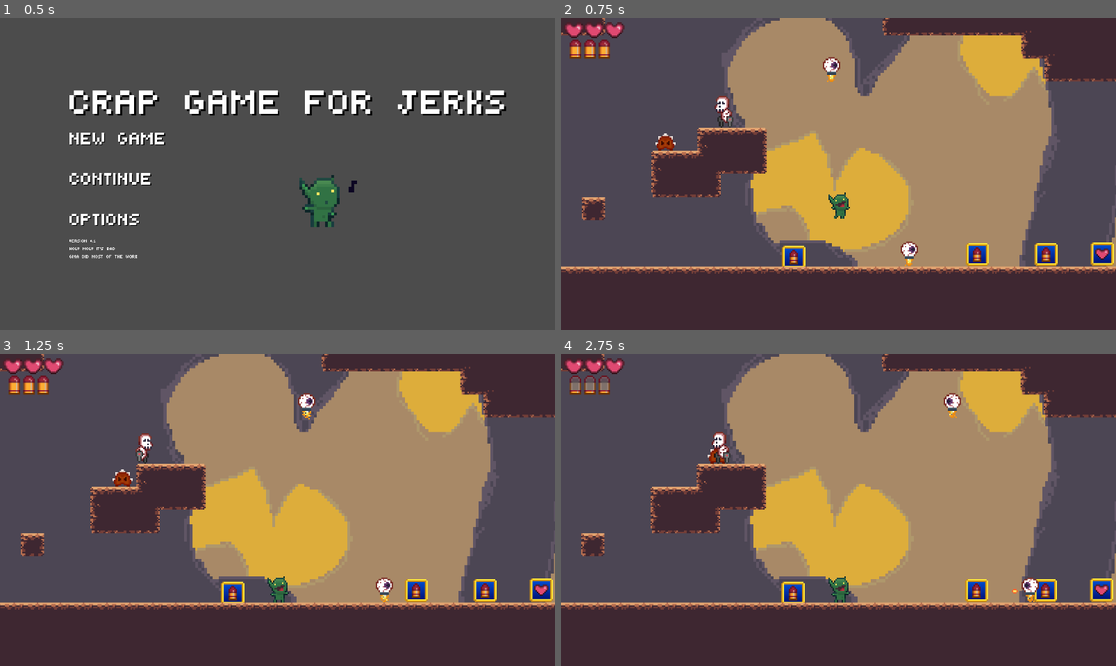
Above: before the commit, frames 1-4 (two rows, left to right).
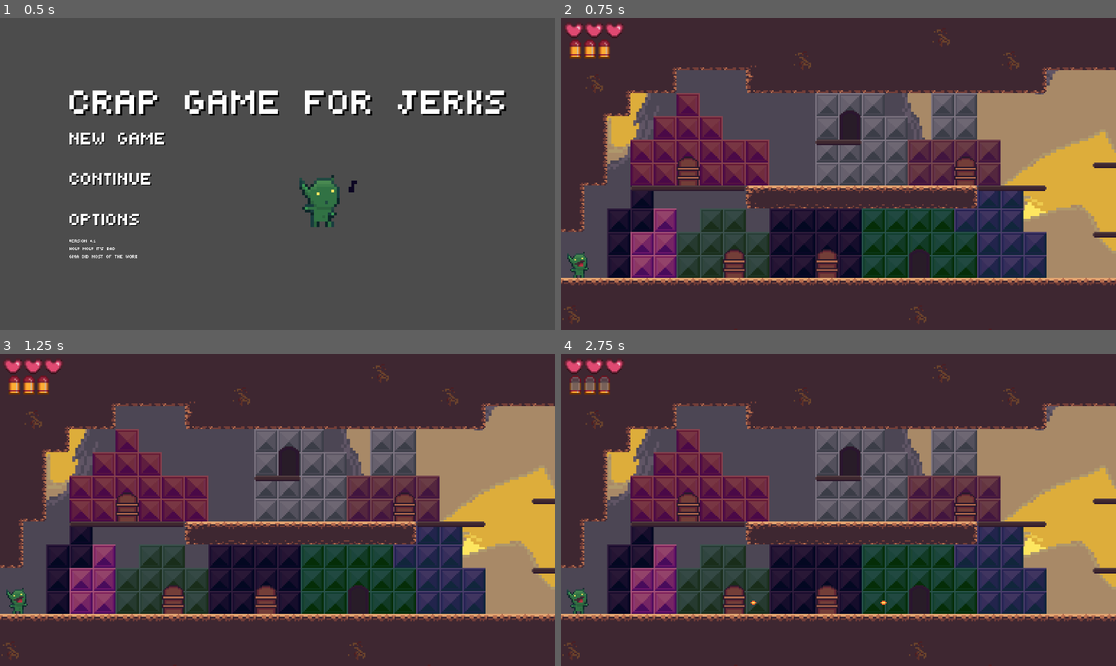
Above: after the commit, the same moments.

Repository: htimsekim/gobbo
Game: Godot game, scene res://src/title/titleMenu.tscn
Same seed, same stepped clock (60 frames per second), same inputs: the game is played once before the commit and once after it.
Inputs (mouse positions are in pixels of both pictures, inside the frame that each line leads up to):
- Up to frame 1 (0.5 s): no input
- Up to frame 2 (0.75 s): click "new game" at 0.5 s
- Up to frame 3 (1.25 s): no input
- Up to frame 4 (2.75 s): move the mouse to (960, 494) at 1.27 s; hold Right (move_right) 1.28-2 s; hold S (crouch) 1.28-2 s; click (960, 494) at 1.42 s; tap Space (jump) at 1.52 s; drag from (727, 525) to (838, 588) at 2.02 s

Frame 1 is identical in both runs. In frame 2, 71% of the frame differs, in the area x 0-100%, y 0-98%; in frame 3, 70%; in frame 4, 71%.
Error in both runs: Invalid get index '0' (on base: 'Array'). (res://src/title/newGameButton.gd:11)

Commit message:
zzz

Diff:
--- a/assets/art/tileset/tileset.tres
+++ b/assets/art/tileset/tileset.tres
@@ -723,11 +723,6 @@
 2/autotile/z_index_map = [  ]
 2/occluder_offset = Vector2( 0, 0 )
 2/navigation_offset = Vector2( 0, 0 )
-2/shape_offset = Vector2( 0, 0 )
-2/shape_transform = Transform2D( 1, 0, 0, 1, 0, 0 )
-2/shape = SubResource( 66 )
-2/shape_one_way = false
-2/shape_one_way_margin = 1.0
 2/shapes = [ {
 "autotile_coord": Vector2( 0, 0 ),
 "one_way": false,
@@ -1027,11 +1022,6 @@
 4/autotile/z_index_map = [  ]
 4/occluder_offset = Vector2( 0, 0 )
 4/navigation_offset = Vector2( 0, 0 )
-4/shape_offset = Vector2( 0, 0 )
-4/shape_transform = Transform2D( 1, 0, 0, 1, 0, 0 )
-4/shape = SubResource( 176 )
-4/shape_one_way = true
-4/shape_one_way_margin = 1.0
 4/shapes = [ {
 "autotile_coord": Vector2( 0, 0 ),
 "one_way": true,
@@ -1048,11 +1038,6 @@
 5/tile_mode = 0
 5/occluder_offset = Vector2( 0, 0 )
 5/navigation_offset = Vector2( 0, 0 )
-5/shape_offset = Vector2( 0, 0 )
-5/shape_transform = Transform2D( 1, 0, 0, 1, 0, 0 )
-5/shape = SubResource( 177 )
-5/shape_one_way = true
-5/shape_one_way_margin = 1.0
 5/shapes = [ {
 "autotile_coord": Vector2( 0, 0 ),
 "one_way": true,
@@ -1078,11 +1063,6 @@
 7/autotile/z_index_map = [  ]
 7/occluder_offset = Vector2( 0, 0 )
 7/navigation_offset = Vector2( 0, 0 )
-7/shape_offset = Vector2( 0, 0 )
-7/shape_transform = Transform2D( 1, 0, 0, 1, 0, 0 )
-7/shape = SubResource( 178 )
-7/shape_one_way = false
-7/shape_one_way_margin = 1.0
 7/shapes = [ {
 "autotile_coord": Vector2( 0, 0 ),
 "one_way": false,
@@ -1384,11 +1364,6 @@
 8/autotile/z_index_map = [  ]
 8/occluder_offset = Vector2( 0, 0 )
 8/navigation_offset = Vector2( 0, 0 )
-8/shape_offset = Vector2( 0, 0 )
-8/shape_transform = Transform2D( 1, 0, 0, 1, 0, 0 )
-8/shape = SubResource( 225 )
-8/shape_one_way = true
-8/shape_one_way_margin = 1.0
 8/shapes = [ {
 "autotile_coord": Vector2( 0, 0 ),
 "one_way": true,
@@ -1430,11 +1405,6 @@
 9/autotile/z_index_map = [  ]
 9/occluder_offset = Vector2( 0, 0 )
 9/navigation_offset = Vector2( 0, 0 )
-9/shape_offset = Vector2( 0, 0 )
-9/shape_transform = Transform2D( 1, 0, 0, 1, 0, 0 )
-9/shape = SubResource( 229 )
-9/shape_one_way = true
-9/shape_one_way_margin = 1.0
 9/shapes = [ {
 "autotile_coord": Vector2( 11, 1 ),
 "one_way": true,
@@ -1466,11 +1436,6 @@
 10/autotile/z_index_map = [  ]
 10/occluder_offset = Vector2( 0, 0 )
 10/navigation_offset = Vector2( 0, 0 )
-10/shape_offset = Vector2( 0, 0 )
-10/shape_transform = Transform2D( 1, 0, 0, 1, 0, 0 )
-10/shape = SubResource( 1 )
-10/shape_one_way = false
-10/shape_one_way_margin = 1.0
 10/shapes = [ {
 "autotile_coord": Vector2( 0, 0 ),
 "one_way": false,
@@ -1788,10 +1753,6 @@
 11/autotile/z_index_map = [  ]
 11/occluder_offset = Vector2( 0, 0 )
 11/navigation_offset = Vector2( 0, 0 )
-11/shape_offset = Vector2( 0, 0 )
-11/shape_transform = Transform2D( 1, 0, 0, 1, 0, 0 )
-11/shape_one_way = false
-11/shape_one_way_margin = 0.0
 11/shapes = [  ]
 11/z_index = 0
 12/name = "tree.png 12"
@@ -1811,10 +1772,6 @@
 12/autotile/z_index_map = [  ]
 12/occluder_offset = Vector2( 0, 0 )
 12/navigation_offset = Vector2( 0, 0 )
-12/shape_offset = Vector2( 0, 0 )
-12/shape_transform = Transform2D( 1, 0, 0, 1, 0, 0 )
-12/shape_one_way = false
-12/shape_one_way_margin = 0.0
 12/shapes = [  ]
 12/z_index = 0
 14/name = "collision.png 14"
@@ -1832,11 +1789,6 @@
 14/autotile/z_index_map = [  ]
 14/occluder_offset = Vector2( 0, 0 )
 14/navigation_offset = Vector2( 0, 0 )
-14/shape_offset = Vector2( 0, 0 )
-14/shape_transform = Transform2D( 1, 0, 0, 1, 0, 0 )
-14/shape = SubResource( 51 )
-14/shape_one_way = false
-14/shape_one_way_margin = 1.0
 14/shapes = [ {
 "autotile_coord": Vector2( 2, 0 ),
 "one_way": false,
@@ -1937,10 +1889,6 @@
 15/tile_mode = 0
 15/occluder_offset = Vector2( 0, 0 )
 15/navigation_offset = Vector2( 0, 0 )
-15/shape_offset = Vector2( 0, 0 )
-15/shape_transform = Transform2D( 1, 0, 0, 1, 0, 0 )
-15/shape_one_way = false
-15/shape_one_way_margin = 0.0
 15/shapes = [  ]
 15/z_index = 0
 16/name = "tree shell"
@@ -1960,10 +1908,6 @@
 16/autotile/z_index_map = [  ]
 16/occluder_offset = Vector2( 0, 0 )
 16/navigation_offset = Vector2( 0, 0 )
-16/shape_offset = Vector2( 0, 0 )
-16/shape_transform = Transform2D( 1, 0, 0, 1, 0, 0 )
-16/shape_one_way = false
-16/shape_one_way_margin = 0.0
 16/shapes = [  ]
 16/z_index = 0
 17/name = "tree bg"
@@ -1983,10 +1927,6 @@
 17/autotile/z_index_map = [  ]
 17/occluder_offset = Vector2( 0, 0 )
 17/navigation_offset = Vector2( 0, 0 )
-17/shape_offset = Vector2( 0, 0 )
-17/shape_transform = Transform2D( 1, 0, 0, 1, 0, 0 )
-17/shape_one_way = false
-17/shape_one_way_margin = 0.0
 17/shapes = [  ]
 17/z_index = 0
 18/name = "tree.png 18"
@@ -2004,10 +1944,6 @@
 18/autotile/z_index_map = [  ]
 18/occluder_offset = Vector2( 0, 0 )
 18/navigation_offset = Vector2( 0, 0 )
-18/shape_offset = Vector2( 0, 0 )
-18/shape_transform = Transform2D( 1, 0, 0, 1, 0, 0 )
-18/shape_one_way = false
-18/shape_one_way_margin = 0.0
 18/shapes = [  ]
 18/z_index = 0
 19/name = "limit.png 19"
@@ -2018,10 +1954,6 @@
 19/tile_mode = 0
 19/occluder_offset = Vector2( 0, 0 )
 19/navigation_offset = Vector2( 0, 0 )
-19/shape_offset = Vector2( 0, 0 )
-19/shape_transform = Transform2D( 1, 0, 0, 1, 0, 0 )
-19/shape_one_way = false
-19/shape_one_way_margin = 0.0
 19/shapes = [  ]
 19/z_index = 0
 21/name = "tree.png 21"
@@ -2032,10 +1964,6 @@
 21/tile_mode = 0
 21/occluder_offset = Vector2( 0, 0 )
 21/navigation_offset = Vector2( 0, 0 )
-21/shape_offset = Vector2( 0, 0 )
-21/shape_transform = Transform2D( 1, 0, 0, 1, 0, 0 )
-21/shape_one_way = false
-21/shape_one_way_margin = 0.0
 21/shapes = [  ]
 21/z_index = 0
 22/name = "tree.png 22"
@@ -2055,11 +1983,6 @@
 22/autotile/z_index_map = [  ]
 22/occluder_offset = Vector2( 0, 0 )
 22/navigation_offset = Vector2( 0, 0 )
-22/shape_offset = Vector2( 0, 0 )
-22/shape_transform = Transform2D( 1, 0, 0, 1, 0, 0 )
-22/shape = SubResource( 113 )
-22/shape_one_way = true
-22/shape_one_way_margin = 1.0
 22/shapes = [ {
 "autotile_coord": Vector2( 0, 0 ),
 "one_way": true,
@@ -2101,11 +2024,6 @@
 23/autotile/z_index_map = [  ]
 23/occluder_offset = Vector2( 0, 0 )
 23/navigation_offset = Vector2( 0, 0 )
-23/shape_offset = Vector2( 0, 0 )
-23/shape_transform = Transform2D( 1, 0, 0, 1, 0, 0 )
-23/shape = SubResource( 117 )
-23/shape_one_way = true
-23/shape_one_way_margin = 1.0
 23/shapes = [ {
 "autotile_coord": Vector2( 1, 1 ),
 "one_way": true,
@@ -2147,11 +2065,6 @@
 24/autotile/z_index_map = [  ]
 24/occluder_offset = Vector2( 0, 0 )
 24/navigation_offset = Vector2( 0, 0 )
-24/shape_offset = Vector2( 0, 0 )
-24/shape_transform = Transform2D( 1, 0, 0, 1, 0, 0 )
-24/shape = SubResource( 121 )
-24/shape_one_way = false
-24/shape_one_way_margin = 1.0
 24/shapes = [ {
 "autotile_coord": Vector2( 0, 1 ),
 "one_way": false,
@@ -2187,10 +2100,6 @@
 25/autotile/z_index_map = [  ]
 25/occluder_offset = Vector2( 0, 0 )
 25/navigation_offset = Vector2( 0, 0 )
-25/shape_offset = Vector2( 0, 0 )
-25/shape_transform = Transform2D( 1, 0, 0, 1, 0, 0 )
-25/shape_one_way = false
-25/shape_one_way_margin = 0.0
 25/shapes = [  ]
 25/z_index = 0
 26/name = "tree.png 26"
@@ -2208,11 +2117,6 @@
 26/autotile/z_index_map = [  ]
 26/occluder_offset = Vector2( 0, 0 )
 26/navigation_offset = Vector2( 0, 0 )
-26/shape_offset = Vector2( 0, 0 )
-26/shape_transform = Transform2D( 1, 0, 0, 1, 0, 0 )
-26/shape = SubResource( 124 )
-26/shape_one_way = false
-26/shape_one_way_margin = 1.0
 26/shapes = [ {
 "autotile_coord": Vector2( 0, 1 ),
 "one_way": false,
@@ -2236,10 +2140,6 @@
 27/autotile/z_index_map = [  ]
 27/occluder_offset = Vector2( 0, 0 )
 27/navigation_offset = Vector2( 0, 0 )
-27/shape_offset = Vector2( 0, 0 )
-27/shape_transform = Transform2D( 1, 0, 0, 1, 0, 0 )
-27/shape_one_way = false
-27/shape_one_way_margin = 0.0
 27/shapes = [  ]
 27/z_index = 0
 28/name = "lift.png 28"
@@ -2250,10 +2150,6 @@
 28/tile_mode = 0
 28/occluder_offset = Vector2( 0, 0 )
 28/navigation_offset = Vector2( 0, 0 )
-28/shape_offset = Vector2( 0, 0 )
-28/shape_transform = Transform2D( 1, 0, 0, 1, 0, 0 )
-28/shape_one_way = false
-28/shape_one_way_margin = 0.0
 28/shapes = [  ]
 28/z_index = 0
 29/name = "lift-edges.png 29"
@@ -2264,10 +2160,6 @@
 29/tile_mode = 0
 29/occluder_offset = Vector2( 0, 0 )
 29/navigation_offset = Vector2( 0, 0 )
-29/shape_offset = Vector2( 0, 0 )
-29/shape_transform = Transform2D( 1, 0, 0, 1, 0, 0 )
-29/shape_one_way = false
-29/shape_one_way_margin = 0.0
 29/shapes = [  ]
 29/z_index = 0
 30/name = "cavebg.png 30"
@@ -2278,10 +2170,6 @@
 30/tile_mode = 0
 30/occluder_offset = Vector2( 0, 0 )
 30/navigation_offset = Vector2( 0, 0 )
-30/shape_offset = Vector2( 0, 0 )
-30/shape_transform = Transform2D( 1, 0, 0, 1, 0, 0 )
-30/shape_one_way = false
-30/shape_one_way_margin = 0.0
 30/shapes = [  ]
 30/z_index = 0
 31/name = "cavebg2.png 31"
@@ -2292,10 +2180,6 @@
 31/tile_mode = 0
 31/occluder_offset = Vector2( 0, 0 )
 31/navigation_offset = Vector2( 0, 0 )
-31/shape_offset = Vector2( 0, 0 )
-31/shape_transform = Transform2D( 1, 0, 0, 1, 0, 0 )
-31/shape_one_way = false
-31/shape_one_way_margin = 0.0
 31/shapes = [  ]
 31/z_index = 0
 32/name = "crystal.png 32"
@@ -2315,11 +2199,6 @@
 32/autotile/z_index_map = [  ]
 32/occluder_offset = Vector2( 0, 0 )
 32/navigation_offset = Vector2( 0, 0 )
-32/shape_offset = Vector2( 0, 0 )
-32/shape_transform = Transform2D( 1, 0, 0, 1, 0, 0 )
-32/shape = SubResource( 125 )
-32/shape_one_way = false
-32/shape_one_way_margin = 1.0
 32/shapes = [ {
 "autotile_coord": Vector2( 0, 0 ),
 "one_way": false,
@@ -2621,11 +2500,6 @@
 33/autotile/z_index_map = [  ]
 33/occluder_offset = Vector2( 0, 0 )
 33/navigation_offset = Vector2( 0, 0 )
-33/shape_offset = Vector2( 0, 0 )
-33/shape_transform = Transform2D( 1, 0, 0, 1, 0, 0 )
-33/shape = SubResource( 172 )
-33/shape_one_way = true
-33/shape_one_way_margin = 1.0
 33/shapes = [ {
 "autotile_coord": Vector2( 0, 0 ),
 "one_way": true,
--- /dev/null
+++ b/assets/art/ui/sleeping.json
@@ -0,0 +1,51 @@
+{ "frames": {
+   "sleeping 0.aseprite": {
+    "frame": { "x": 0, "y": 0, "w": 65, "h": 12 },
+    "rotated": false,
+    "trimmed": false,
+    "spriteSourceSize": { "x": 0, "y": 0, "w": 65, "h": 12 },
+    "sourceSize": { "w": 65, "h": 12 },
+    "duration": 500
+   },
+   "sleeping 1.aseprite": {
+    "frame": { "x": 65, "y": 0, "w": 65, "h": 12 },
+    "rotated": false,
+    "trimmed": false,
+    "spriteSourceSize": { "x": 0, "y": 0, "w": 65, "h": 12 },
+    "sourceSize": { "w": 65, "h": 12 },
+    "duration": 500
+   },
+   "sleeping 2.aseprite": {
+    "frame": { "x": 130, "y": 0, "w": 65, "h": 12 },
+    "rotated": false,
+    "trimmed": false,
+    "spriteSourceSize": { "x": 0, "y": 0, "w": 65, "h": 12 },
+    "sourceSize": { "w": 65, "h": 12 },
+    "duration": 500
+   },
+   "sleeping 3.aseprite": {
+    "frame": { "x": 195, "y": 0, "w": 65, "h": 12 },
+    "rotated": false,
+    "trimmed": false,
+    "spriteSourceSize": { "x": 0, "y": 0, "w": 65, "h": 12 },
+    "sourceSize": { "w": 65, "h": 12 },
+    "duration": 500
+   }
+ },
+ "meta": {
+  "app": "http://www.aseprite.org/",
+  "version": "1.2.25",
+  "image": "sleeping.png",
+  "format": "RGBA8888",
+  "size": { "w": 260, "h": 12 },
+  "scale": "1",
+  "frameTags": [
+   { "name": "sleeping", "from": 0, "to": 3, "direction": "forward" }
+  ],
+  "layers": [
+   { "name": "Layer 1", "opacity": 255, "blendMode": "normal" }
+  ],
+  "slices": [
+  ]
+ }
+}
--- a/src/Main/Global.gd
+++ b/src/Main/Global.gd
@@ -34,6 +34,7 @@
 	camera = current_scene.get_node("level/Camera2D")
 	player.position = current_scene.get_node(str(spawn)).position #set plyr spawn
 	camera.position = current_scene.get_node(str(spawn)).position #set camera spawn
+	print(path)
 
 func _process(_delta):
 	if Input.is_action_pressed("menu"):
--- /dev/null
+++ b/src/Objects/sleeping.tscn
@@ -0,0 +1,42 @@
+[gd_scene load_steps=3 format=2]
+
+[ext_resource path="res://assets/art/ui/sleeping.png" type="Texture" id=1]
+
+[sub_resource type="Animation" id=1]
+length = 2.0
+loop = true
+tracks/0/type = "value"
+tracks/0/path = NodePath(".:region_rect")
+tracks/0/interp = 0
+tracks/0/loop_wrap = true
+tracks/0/imported = false
+tracks/0/enabled = true
+tracks/0/keys = {
+"times": PoolRealArray( 0, 0.5, 1, 1.5 ),
+"transitions": PoolRealArray( 1, 1, 1, 1 ),
+"update": 0,
+"values": [ Rect2( 0, 0, 65, 12 ), Rect2( 65, 0, 65, 12 ), Rect2( 130, 0, 65, 12 ), Rect2( 195, 0, 65, 12 ) ]
+}
+tracks/1/type = "value"
+tracks/1/path = NodePath(".:offset")
+tracks/1/interp = 0
+tracks/1/loop_wrap = true
+tracks/1/imported = false
+tracks/1/enabled = true
+tracks/1/keys = {
+"times": PoolRealArray( 0, 0.5, 1, 1.5 ),
+"transitions": PoolRealArray( 1, 1, 1, 1 ),
+"update": 0,
+"values": [ Vector2( 0, 0 ), Vector2( 0, 0 ), Vector2( 0, 0 ), Vector2( 0, 0 ) ]
+}
+
+[node name="sleeping" type="Node2D"]
+
+[node name="Sprite" type="Sprite" parent="."]
+texture = ExtResource( 1 )
+region_enabled = true
+region_rect = Rect2( 0, 0, 65, 12 )
+
+[node name="AnimationPlayer" type="AnimationPlayer" parent="Sprite"]
+autoplay = "sleeping"
+anims/sleeping = SubResource( 1 )
--- a/src/title/newGameButton.gd
+++ b/src/title/newGameButton.gd
@@ -1,7 +1,7 @@
 extends Button
 
-const levelResource = "res://src/levels/demo.tscn"
-#const levelResource = "res://src/levels/gobtown-prequake.tscn"
+#const levelResource = "res://src/levels/demo.tscn"
+const levelResource = "res://src/levels/gobtown-prequake.tscn"
 var username
 
 func _ready():
Binary file added: assets/art/ui/sleeping.aseprite
Binary file added: assets/art/ui/sleeping.png
Not shown, added: assets/art/ui/sleeping.png.import
